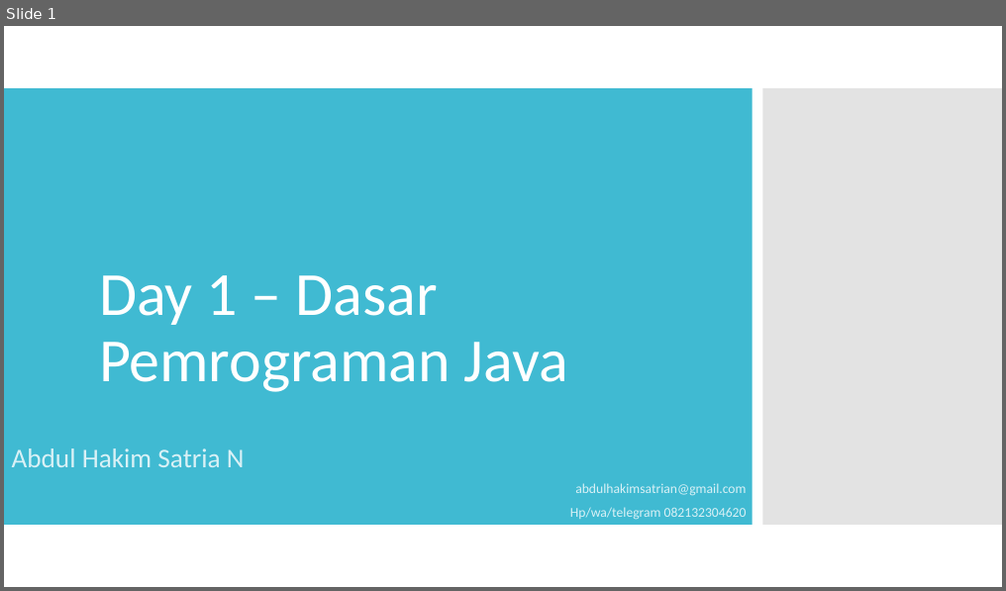
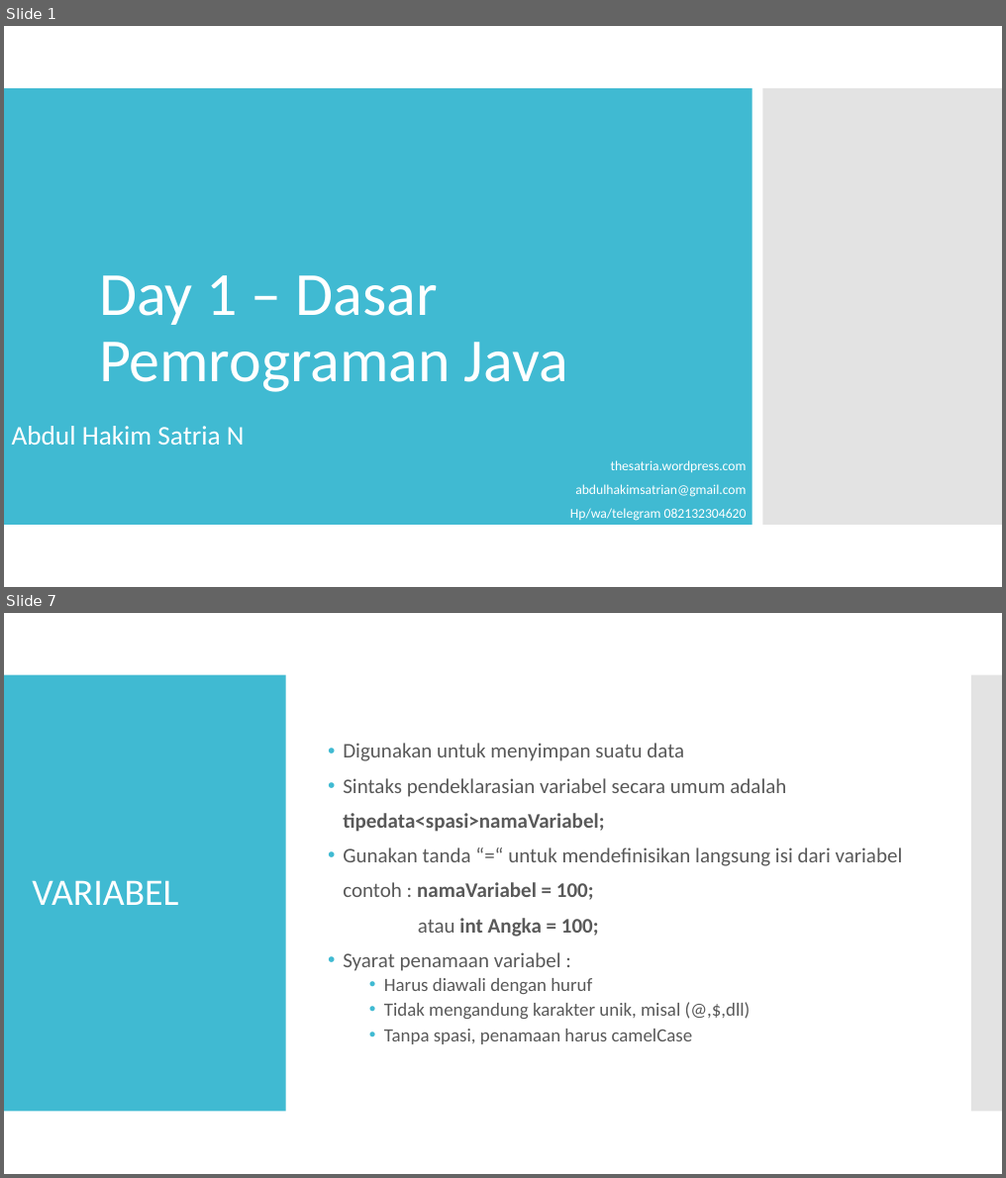
Before and after one commit to satrianusantara/JavaBasic, a slide deck: Materi/Day 1 – Dasar Pemrograman Java.ppt. Shown one above the other, each under a label of ours: slide 1 before the commit, slides 1 and 7 after it; the slides between them are not shown. The pictures are 1006x591 and 1006x1178 pixels, drawn with LibreOffice and Linux fonts; fonts in the diff are those of the drawing. Boxes give left, top, right and bottom in pixels: in the first picture for what was removed or moved away, otherwise in the second. Text is boxed around its words. In the diff, an @@ line names an element or a change of style, - is before the commit and + after.

```diff
--- a/Materi/Day 1 – Dasar Pemrograman Java.ppt
+++ b/Materi/Day 1 – Dasar Pemrograman Java.ppt
@@ slide 7 added at (4,613,1002,1174), background #FFFFFF @@
@@ rectangle added at (4,675,286,1111), fill #40BAD2 @@
@@ rectangle added at (970,675,1002,1111), fill #C8C8C8 at 50% opacity @@
@@ text added at (343,743,903,1045), 20 pt, text #595959 @@
+• Digunakan untuk menyimpan suatu data
+• Sintaks pendeklarasian variabel secara umum adalah
+tipedata<spasi>namaVariabel;
+• Gunakan tanda “=“ untuk mendefinisikan langsung isi dari variabel
+contoh : namaVariabel = 100;
+atau int Angka = 100;
+• Syarat penamaan variabel :
+  • Harus diawali dengan huruf
+  • Tidak mengandung karakter unik, misal (@,$,dll)
+  • Tanpa spasi, penamaan harus camelCase
@@ title added at (32,880,178,905), 36 pt, text #FFFFFF @@
+VARIABEL
@@ slide 1 changed as well @@
@@ subtitle "Abdul Hakim Satria N": place and size @@
-subtitle "Abdul Hakim Satria N" at (12,449,746,520)
+subtitle "Abdul Hakim Satria N" at (12,426,746,521)
@@ subtitle at (12,426,746,521): text colour #D9F1F6 to #FFFFFF in "Abdul Hakim Satria N", "abdulhakimsatrian@gmail.com", "Hp/wa/telegram 082132304620" @@
@@ subtitle at (611,461,746,472): paragraph added @@
+thesatria.wordpress.com
```
Also in this commit, not shown: 19 other slides added, 6 slides removed.
